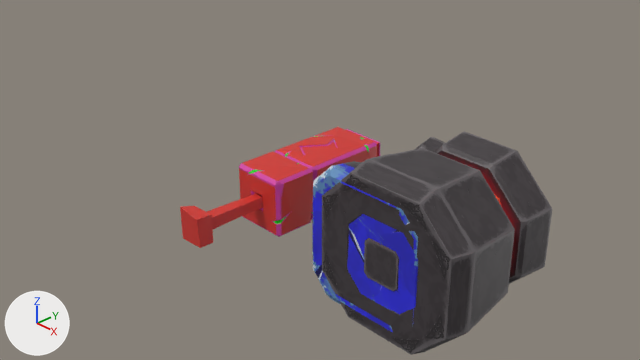
A saved change to the Blender file models/production/magnets.blend.
Rendered twice from the file's camera 'Camera'. Every picture has the same lights, and +X, +Y and +Z are marked at lower left.

The first picture shows 'electrical-magnet', 'gaussmeter', 'gaussmeter_move', 'natural-magnet'.
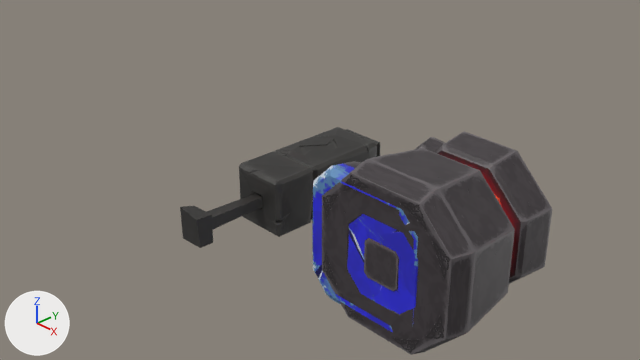
Where the change shows, as pixel boxes (x1, y1, x2, y2) in the pictures (640 x 360 px):
```json
{"object": "gaussmeter", "change": "surface changed", "before": [180, 127, 380, 248], "after": [180, 127, 380, 248], "on screen": "red to grey"}
{"object": "gaussmeter_move", "change": "surface changed", "before": [239, 151, 313, 237], "after": [239, 151, 313, 237], "on screen": "red to black"}
```

Scene script edits in JSON lines:
```json
{"op": "add", "block": "img_tex_gaussmeter_black_2_png", "code": ["img_tex_gaussmeter_black_2_png = load_image('TEX_gaussmeter_black_2.png', 'textures/TEX_gaussmeter_black_2.png', 1024, 1024, 'sRGB')"]}
{"op": "set", "path": "mat_gaussmeter_move.texture", "old": "img_map_gaussmeter_png", "new": "img_tex_gaussmeter_black_2_png"}
{"op": "set", "path": "mat_gaussmeter.texture", "old": "img_map_gaussmeter_png", "new": "img_tex_gaussmeter_black_2_png"}
```
